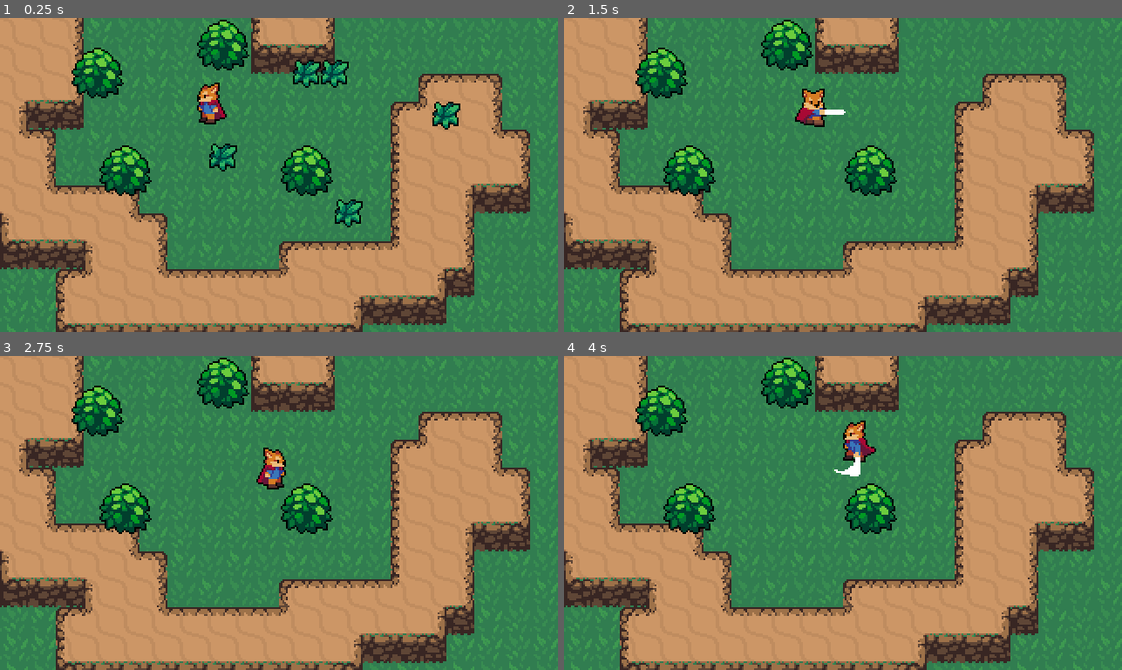
Above: before the commit, frames 1-4 (two rows, left to right).
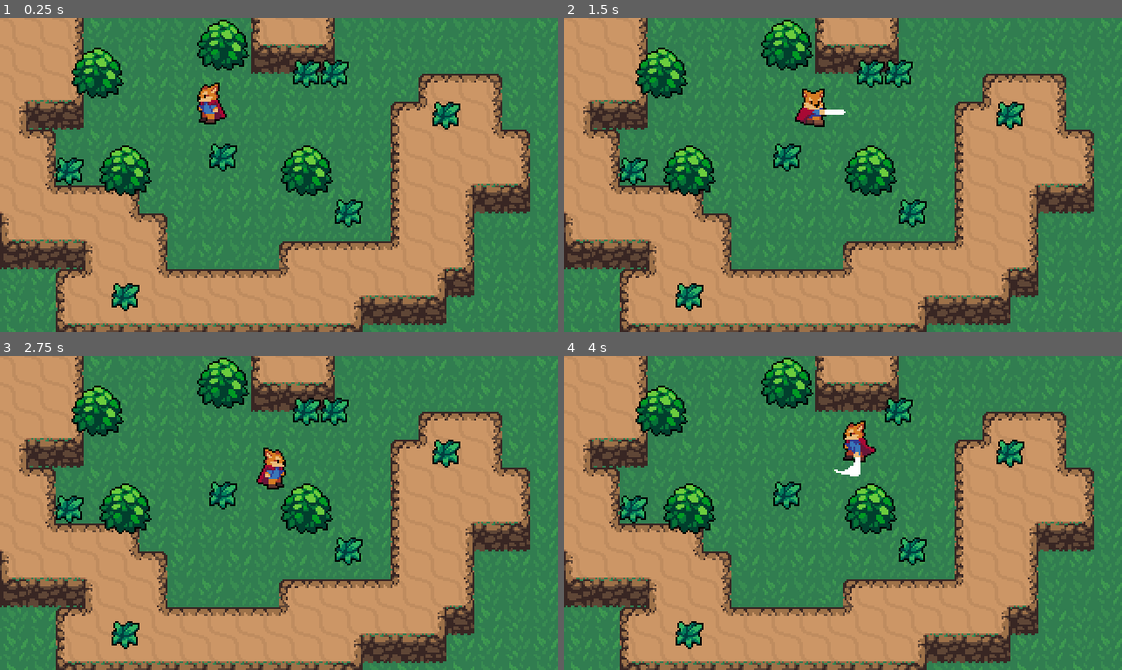
Above: after the commit, the same moments.

Repository: baifengxiao/myRPG
Game: Godot game, scene res://world.tscn
Same seed, same stepped clock (60 frames per second), same inputs: the game is played once before the commit and once after it.
Inputs:
- Up to frame 1 (0.25 s): no input
- Up to frame 2 (1.5 s): tap Enter at 0.5 s; hold Right (ui_right) 0.53-1.28 s; hold J (attack) 0.53-1.28 s; hold Down (ui_down) from 1.28 s (still down); tap J (attack) at 1.35 s
- Up to frame 3 (2.75 s): release Down (ui_down) at 2.03 s; hold Right (ui_right) from 2.03 s (still down); hold J (attack) from 2.03 s (still down)
- Up to frame 4 (4 s): release Right (ui_right) at 2.78 s; release J (attack) at 2.78 s; hold Up (ui_up) 2.78-3.53 s; tap J (attack) at 2.85 s; hold Left (ui_left) from 3.53 s (still down); hold J (attack) from 3.53 s (still down)

The runs differ from the first frame. In frame 1, 0.7% of the frame differs, in the area x 10-25%, y 44-94%; in frame 2, 2.3%, in the area x 10-83%, y 13-94%; in frame 3, 2.3%; in frame 4, 2.0%.

Commit message:
四个方向的攻击检测

Diff:
--- /dev/null
+++ b/Hurtbox&Hitbox/hitbox.tscn
@@ -0,0 +1,5 @@
+[gd_scene format=3 uid="uid://jw77yms8der4"]
+
+[node name="Hitbox" type="Area2D"]
+
+[node name="CollisionShape2D" type="CollisionShape2D" parent="."]
--- /dev/null
+++ b/Hurtbox&Hitbox/hurtbox.tscn
@@ -0,0 +1,5 @@
+[gd_scene format=3 uid="uid://ce21sjmc7nbof"]
+
+[node name="Hurtbox" type="Area2D"]
+
+[node name="CollisionShape2D" type="CollisionShape2D" parent="."]
--- a/Player/player.tscn
+++ b/Player/player.tscn
@@ -1,7 +1,8 @@
-[gd_scene load_steps=38 format=3 uid="uid://d3j5wmo2kkqq3"]
+[gd_scene load_steps=40 format=3 uid="uid://d3j5wmo2kkqq3"]
 
 [ext_resource type="Script" path="res://Player/Player.gd" id="1_wkf4e"]
 [ext_resource type="Texture2D" uid="uid://yxrgdm8cri1i" path="res://Player/Player.png" id="2_lpdbd"]
+[ext_resource type="PackedScene" uid="uid://jw77yms8der4" path="res://Hurtbox&Hitbox/hitbox.tscn" id="3_nrqmu"]
 
 [sub_resource type="CapsuleShape2D" id="CapsuleShape2D_ttmws"]
 radius = 4.0
@@ -36,6 +37,30 @@
 "method": &"attack_animation_finished"
 }]
 }
+tracks/2/type = "value"
+tracks/2/imported = false
+tracks/2/enabled = true
+tracks/2/path = NodePath("HitboxPivot:rotation")
+tracks/2/interp = 1
+tracks/2/loop_wrap = true
+tracks/2/keys = {
+"times": PackedFloat32Array(0),
+"transitions": PackedFloat32Array(1),
+"update": 0,
+"values": [1.5708]
+}
+tracks/3/type = "value"
+tracks/3/imported = false
+tracks/3/enabled = true
+tracks/3/path = NodePath("HitboxPivot/SwordHitBox/CollisionShape2D:disabled")
+tracks/3/interp = 1
+tracks/3/loop_wrap = true
+tracks/3/keys = {
+"times": PackedFloat32Array(0, 0.1, 0.2, 0.3),
+"transitions": PackedFloat32Array(1, 1, 1, 1),
+"update": 1,
+"values": [true, false, true, true]
+}
 
 [sub_resource type="Animation" id="Animation_0t8a8"]
 resource_name = "AttachLeft"
@@ -66,6 +91,30 @@
 "method": &"attack_animation_finished"
 }]
 }
+tracks/2/type = "value"
+tracks/2/imported = false
+tracks/2/enabled = true
+tracks/2/path = NodePath("HitboxPivot:rotation")
+tracks/2/interp = 1
+tracks/2/loop_wrap = true
+tracks/2/keys = {
+"times": PackedFloat32Array(0),
+"transitions": PackedFloat32Array(1),
+"update": 0,
+"values": [3.14159]
+}
+tracks/3/type = "value"
+tracks/3/imported = false
+tracks/3/enabled = true
+tracks/3/path = NodePath("HitboxPivot/SwordHitBox/CollisionShape2D:disabled")
+tracks/3/interp = 1
+tracks/3/loop_wrap = true
+tracks/3/keys = {
+"times": PackedFloat32Array(0, 0.1, 0.2, 0.3),
+"transitions": PackedFloat32Array(1, 1, 1, 1),
+"update": 1,
+"values": [true, false, true, true]
+}
 
 [sub_resource type="Animation" id="Animation_ys45u"]
 resource_name = "AttachRight"
@@ -96,6 +145,30 @@
 "method": &"attack_animation_finished"
 }]
 }
+tracks/2/type = "value"
+tracks/2/imported = false
+tracks/2/enabled = true
+tracks/2/path = NodePath("HitboxPivot:rotation")
+tracks/2/interp = 1
+tracks/2/loop_wrap = true
+tracks/2/keys = {
+"times": PackedFloat32Array(0),
+"transitions": PackedFloat32Array(1),
+"update": 0,
+"values": [0.0]
+}
+tracks/3/type = "value"
+tracks/3/imported = false
+tracks/3/enabled = true
+tracks/3/path = NodePath("HitboxPivot/SwordHitBox/CollisionShape2D:disabled")
+tracks/3/interp = 1
+tracks/3/loop_wrap = true
+tracks/3/keys = {
+"times": PackedFloat32Array(0, 0.1, 0.2, 0.3),
+"transitions": PackedFloat32Array(1, 1, 1, 1),
+"update": 1,
+"values": [true, false, true, true]
+}
 
 [sub_resource type="Animation" id="Animation_6jc5v"]
 resource_name = "AttachUp"
@@ -126,6 +199,30 @@
 "method": &"attack_animation_finished"
 }]
 }
+tracks/2/type = "value"
+tracks/2/imported = false
+tracks/2/enabled = true
+tracks/2/path = NodePath("HitboxPivot:rotation")
+tracks/2/interp = 1
+tracks/2/loop_wrap = true
+tracks/2/keys = {
+"times": PackedFloat32Array(0),
+"transitions": PackedFloat32Array(1),
+"update": 0,
+"values": [4.71239]
+}
+tracks/3/type = "value"
+tracks/3/imported = false
+tracks/3/enabled = true
+tracks/3/path = NodePath("HitboxPivot/SwordHitBox/CollisionShape2D:disabled")
+tracks/3/interp = 1
+tracks/3/loop_wrap = true
+tracks/3/keys = {
+"times": PackedFloat32Array(0, 0.1, 0.2, 0.3),
+"transitions": PackedFloat32Array(1, 1, 1, 1),
+"update": 1,
+"values": [true, false, true, true]
+}
 
 [sub_resource type="Animation" id="Animation_vl565"]
 resource_name = "IdleDown"
@@ -208,6 +305,30 @@
 "transitions": PackedFloat32Array(1),
 "update": 1,
 "values": [2]
+}
+tracks/1/type = "value"
+tracks/1/imported = false
+tracks/1/enabled = true
+tracks/1/path = NodePath("HitboxPivot:rotation")
+tracks/1/interp = 1
+tracks/1/loop_wrap = true
+tracks/1/keys = {
+"times": PackedFloat32Array(0),
+"transitions": PackedFloat32Array(1),
+"update": 0,
+"values": [0.0]
+}
+tracks/2/type = "value"
+tracks/2/imported = false
+tracks/2/enabled = true
+tracks/2/path = NodePath("HitboxPivot/SwordHitBox/CollisionShape2D:disabled")
+tracks/2/interp = 1
+tracks/2/loop_wrap = true
+tracks/2/keys = {
+"times": PackedFloat32Array(0),
+"transitions": PackedFloat32Array(1),
+"update": 1,
+"values": [true]
 }
 
 [sub_resource type="Animation" id="Animation_2lr48"]
@@ -391,9 +512,10 @@
 transitions = ["Idle", "Run", SubResource("AnimationNodeStateMachineTransition_tdb5r"), "Idle", "Attack", SubResource(" …(193 unchanged characters)…
 graph_offset = Vector2(-2.4648, 53.7992)
 
+[sub_resource type="CapsuleShape2D" id="CapsuleShape2D_mqdvu"]
+
 [node name="Player" type="CharacterBody2D"]
 script = ExtResource("1_wkf4e")
-metadata/_edit_group_ = true
 
 [node name="Sprite2D" type="Sprite2D" parent="."]
 texture = ExtResource("2_lpdbd")
@@ -411,6 +533,7 @@
 }
 
 [node name="AnimationTree" type="AnimationTree" parent="."]
+active = false
 libraries = {
 "": SubResource("AnimationLibrary_g62ga")
 }
@@ -419,3 +542,17 @@
 parameters/Attack/blend_position = Vector2(-0.00142449, 0.0145373)
 parameters/Idle/blend_position = Vector2(-0.294872, 0.122222)
 parameters/Run/blend_position = Vector2(-0.582621, -0.130837)
+
+[node name="HitboxPivot" type="Marker2D" parent="."]
+position = Vector2(0, -4)
+gizmo_extents = 8.0
+
+[node name="SwordHitBox" parent="HitboxPivot" instance=ExtResource("3_nrqmu")]
+position = Vector2(15, 0)
+
+[node name="CollisionShape2D" parent="HitboxPivot/SwordHitBox" index="0"]
+shape = SubResource("CapsuleShape2D_mqdvu")
+disabled = true
+metadata/_edit_group_ = true
+
+[editable path="HitboxPivot/SwordHitBox"]
--- a/World/Grass.gd
+++ b/World/Grass.gd
@@ -1,11 +1,13 @@
 extends Sprite2D
 
-func _process(delta):
-	if Input.is_action_pressed("attack"):
+func create_grass_effect():
+	var GrassEffect = load("res://Effects/grass_effect.tscn")
+	var grassEffect = GrassEffect.instantiate()
+	var world=get_tree().current_scene
+	world.add_child(grassEffect)
+	grassEffect.global_position=global_position
 
-		var GrassEffect = load("res://Effects/grass_effect.tscn")
-		var grassEffect = GrassEffect.instantiate()
-		var world=get_tree().current_scene
-		world.add_child(grassEffect)
-		grassEffect.global_position=global_position
-		queue_free()
+
+func _on_hurtbox_area_entered(area):
+	create_grass_effect()
+	queue_free()
--- a/World/Grass.tscn
+++ b/World/Grass.tscn
@@ -1,12 +1,27 @@
-[gd_scene load_steps=3 format=3 uid="uid://d1okp3hhr80uf"]
+[gd_scene load_steps=5 format=3 uid="uid://d1okp3hhr80uf"]
 
 [ext_resource type="Texture2D" uid="uid://b1p7ejwe0yynh" path="res://World/Grass.png" id="1_60wht"]
 [ext_resource type="Script" path="res://World/Grass.gd" id="2_me0a8"]
+[ext_resource type="PackedScene" uid="uid://ce21sjmc7nbof" path="res://Hurtbox&Hitbox/hurtbox.tscn" id="3_5tmh1"]
 
-[node name="Sprite2D2" type="Sprite2D"]
-position = Vector2(-88, 72)
+[sub_resource type="RectangleShape2D" id="RectangleShape2D_qnj0v"]
+size = Vector2(14, 14)
+
+[node name="Grass" type="Sprite2D"]
+position = Vector2(-112, 48)
 texture = ExtResource("1_60wht")
 centered = false
 offset = Vector2(-8, -8)
 script = ExtResource("2_me0a8")
 metadata/_edit_group_ = true
+
+[node name="Hurtbox" parent="." instance=ExtResource("3_5tmh1")]
+
+[node name="CollisionShape2D" parent="Hurtbox" index="0"]
+position = Vector2(8, 8)
+shape = SubResource("RectangleShape2D_qnj0v")
+
+[connection signal="area_entered" from="Hurtbox" to="." method="_on_hurtbox_area_entered"]
+[connection signal="tree_entered" from="Hurtbox/CollisionShape2D" to="." method="_on_collision_shape_2d_tree_entered"]
+
+[editable path="Hurtbox"]
--- a/world.tscn
+++ b/world.tscn
@@ -2426,3 +2426,9 @@
 
 [node name="Sprite2D6" parent="." instance=ExtResource("7_5fha8")]
 position = Vector2(192, 104)
+
+[node name="Sprite2D7" parent="." instance=ExtResource("7_5fha8")]
+position = Vector2(32, 80)
+
+[node name="Sprite2D8" parent="." instance=ExtResource("7_5fha8")]
+position = Vector2(64, 152)
